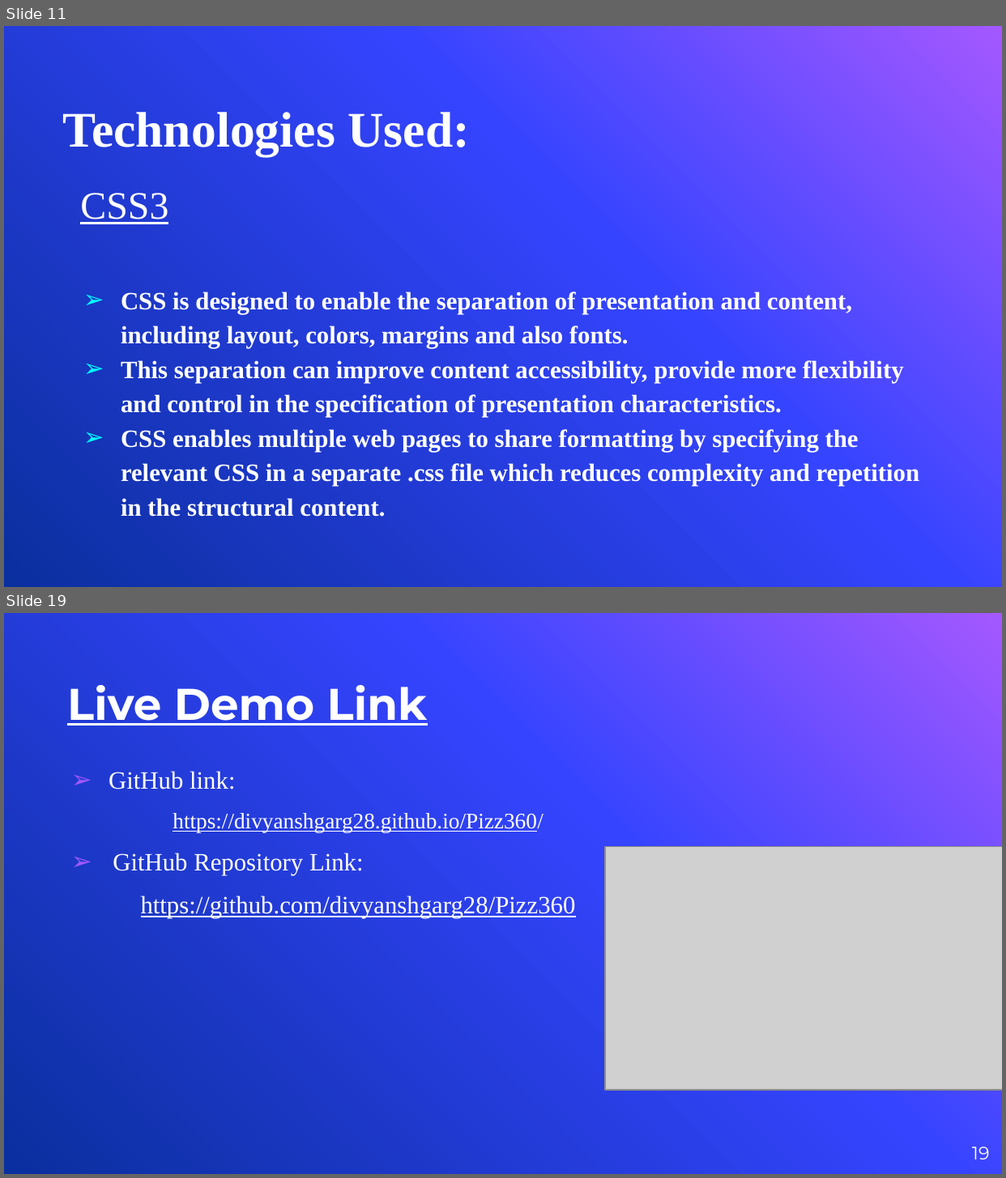
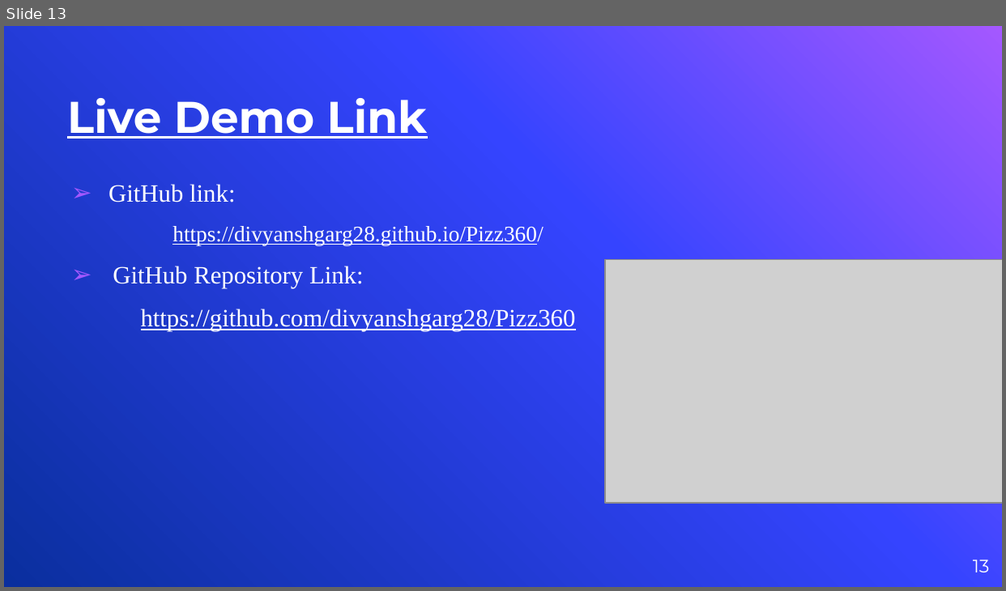
Before and after one commit to divyanshgarg28/Pizz360, a slide deck: Pizz360- Mini Project PPT.pptx. Shown one above the other, each under a label of ours: slides 11 and 19 before the commit, slide 13 after it; the slides between them are not shown. The pictures are 1006x1178 and 1006x591 pixels, drawn with LibreOffice and Linux fonts; fonts in the diff are those of the drawing; grey boxes stand for pictures; background and template pictures are left out. Boxes give left, top, right and bottom in pixels: in the first picture for what was removed or moved away, otherwise in the second. Text is boxed around its words. In the diff, an @@ line names an element or a change of style, - is before the commit and + after.

```diff
--- a/Pizz360- Mini Project PPT.pptx
+++ b/Pizz360- Mini Project PPT.pptx
@@ slide 11 removed at (4, 26, 1002, 587), background picture (left out) @@
@@ title removed at (63, 112, 469, 156) @@
-Technologies Used:
@@ subtitle removed at (80, 193, 920, 517) @@
-CSS3
-➢ CSS is designed to enable the separation of presentation and content, including layout, colors, margins and also fonts.
-➢ This separation can improve content accessibility, provide more flexibility and control in the specification of presentation characteristics.
-➢ CSS enables multiple web pages to share formatting by specifying the relevant CSS in a separate .css file which reduces complexity and repetition in the structural content.
@@ what was slide 19 is now slide 13 @@
@@ page number at (973, 560, 990, 573): text changed @@
-19
+13
```
Also in this commit, not shown: 1 slide changed, 6 slides added, 10 other slides removed, 2 other files.
